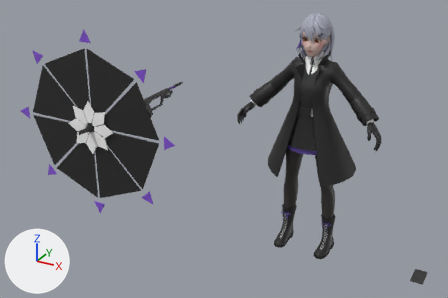
The FBX model Assets/Models/new_rei.fbx, before and after one commit.
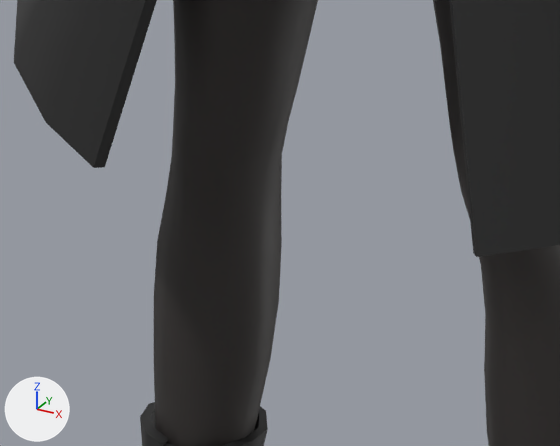
There are two pictures of each version: one whole from a camera (50 mm lens) standing at (1.313, -3.553, 2.375) and looking at (-0.464, -0.322, 0.76), one close up on the part from 59% to 74% of the width and 53% to 70% of the height. The axes (+X, +Y, +Z) are drawn at lower left. The lights are the same throughout. The close-ups show mesh edges as thin lines. Where no turn or scale is listed for an object, it has been applied to the vertices.

Objects in the first close-up: 'rei_MESH'.
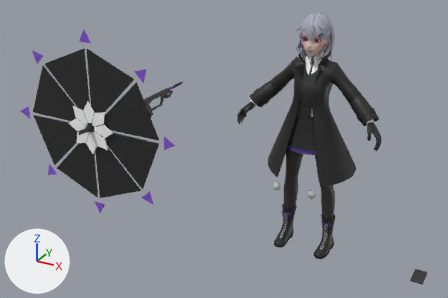
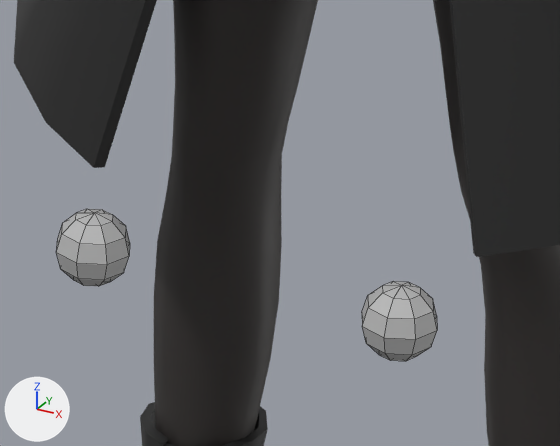
Where the change shows, as pixel boxes (x1, y1, x2, y2) in the close-ups (560 x 446 px):
'poleTarget_L_knee', added: after (362, 281, 437, 361)
'poleTarget_R_knee', added: after (56, 209, 130, 286)

Diff of the bpy script that builds the scene:
```diff
--- a/Assets/Models/new_rei.fbx.py
+++ b/Assets/Models/new_rei.fbx.py
@@ mat_lambert1 @@
+mat_lambert1 = principled_material('lambert1')
+mat_lambert1.base_color = (0.5, 0.5, 0.5)  # grey #bcbcbc
@@ me_mesh_004 @@
+me_mesh_004.from_pydata(...)  # a UV sphere (8 segments, 6 rings, poles along z) spanning x -0.0288..0.0288, y -0.0288..0.0288, z -0.0288..0.0288
+me_mesh_004.materials.append(mat_lambert1)  # grey #bcbcbc
@@ me_mesh_003 @@
+me_mesh_003.from_pydata(...)  # a UV sphere (8 segments, 6 rings, poles along z) spanning x -0.0288..0.0288, y -0.0288..0.0288, z -0.0288..0.0288
+me_mesh_003.materials.append(mat_lambert1)  # grey #bcbcbc
@@ ob_poletarget_r_knee @@
+ob_poletarget_r_knee = bpy.data.objects.new('poleTarget_R_knee', me_mesh_004)
+ob_poletarget_r_knee.location = (-0.1201, -0.2391, 0.539)
@@ ob_poletarget_l_knee @@
+ob_poletarget_l_knee = bpy.data.objects.new('poleTarget_L_knee', me_mesh_003)
+ob_poletarget_l_knee.location = (0.1201, -0.2391, 0.539)
```
